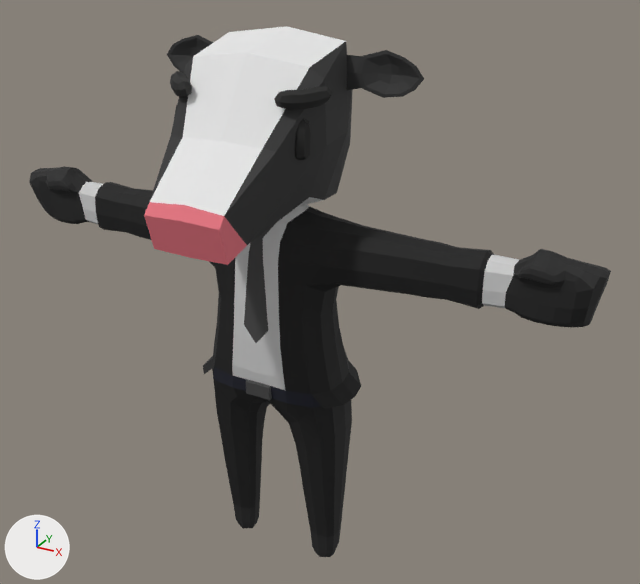
The glTF model public/assets/worldstream/rigged/q-cow-costume.glb as it was, and as the next commit left it.
Before and after are seen from a camera (50 mm lens) standing at (1.39, -2.09, 2.17) and looking at (0.15, 0.17, 1.04). Arrows for +X, +Y and +Z are at lower left; the lights stay in place. The first picture is the older version. Where no turn or scale is listed for an object, it has been applied to the vertices. Vertices at exactly the same position are counted once.

The scene before the commit, as lines of its bpy script (objects in view):
```python
me_cube_004 = bpy.data.meshes.new('Cube.004')
me_cube_004.from_pydata(...)  # 1179 vertices, 2332 faces; spans x -1.02..1.02, y -0.48..0.23, z -0.01..1.82
me_cube_004.materials.append(mat_body)
ob_body = bpy.data.objects.new('Body', me_cube_004)
ob_body.location = (0.0, 0.153, 0.012)
```
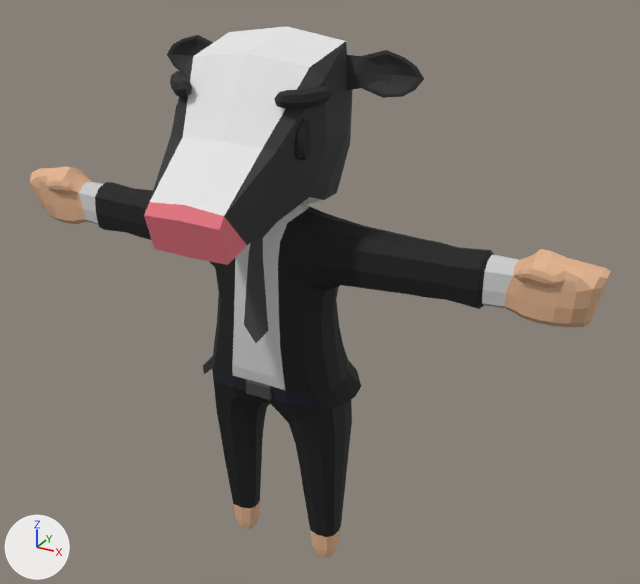
Changed parts and their boxes (x1, y1, x2, y2) in the pictures (640 x 584 px):
part 1 of me_cube_004, recoloured
    both: (29, 166, 611, 557)

Diff of the bpy script that builds the scene:
```diff
--- a/public/assets/worldstream/rigged/q-cow-costume.glb.py
+++ b/public/assets/worldstream/rigged/q-cow-costume.glb.py
@@ me_cube_004 @@
 me_cube_004.from_pydata(...)  # 1179 vertices, 2332 faces; spans x -1.02..1.02, y -0.48..0.23, z -0.01..1.82
 # used by ob_body; location = (0.0, 0.153, 0.012)
+# me_cube_004 part 1: 696 faces centred in x -1.02..1.02, y -0.07..0.08, z -0.01..1.38 are repainted in the vertex colours; the middle colour goes from black #1f1f1f to beige #e3b48f
 me_cube_004.materials.append(mat_body)
```
